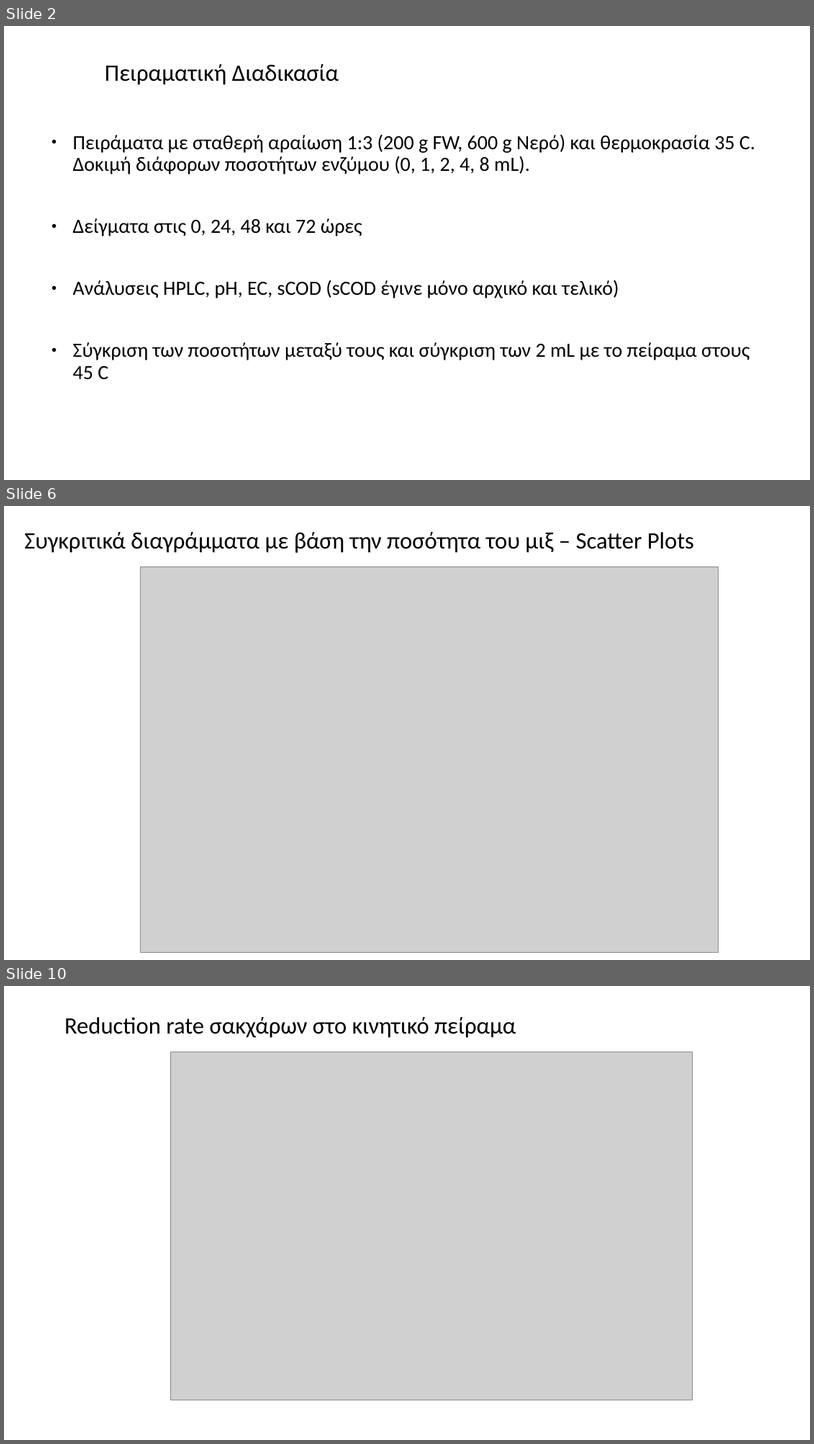
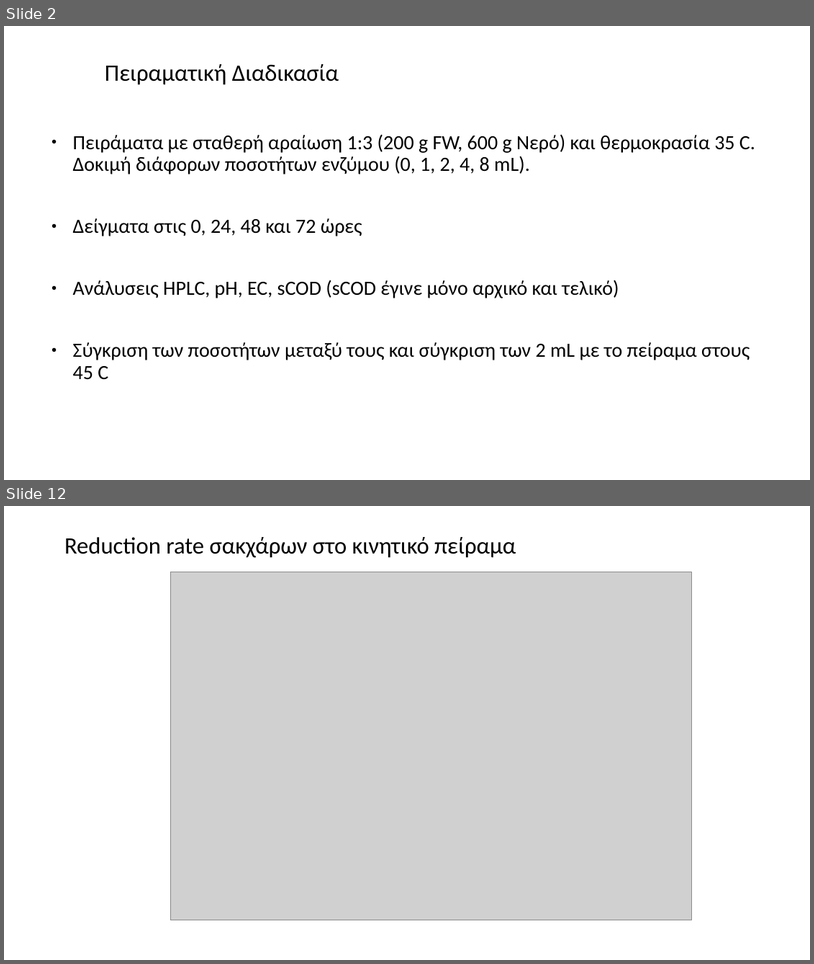
Before and after one commit to Vidianos-Giannitsis/masters-thesis, a slide deck: Reports/lab_scale_SSF_trial_2.pptx. Shown one above the other, each under a label of ours: slides 2, 6 and 10 before the commit, slides 2 and 12 after it; the slides between them are not shown. The pictures are 814x1444 and 814x964 pixels, drawn with LibreOffice and Linux fonts; fonts in the diff are those of the drawing; grey boxes stand for pictures. Boxes give left, top, right and bottom in pixels: in the first picture for what was removed or moved away, otherwise in the second. Text is boxed around its words. In the diff, an @@ line names an element or a change of style, - is before the commit and + after.

```diff
--- a/Reports/lab_scale_SSF_trial_2.pptx
+++ b/Reports/lab_scale_SSF_trial_2.pptx
@@ slide 6 removed at bbox=[4, 506, 810, 960], background #FFFFFF @@
@@ title removed at bbox=[24, 532, 694, 553] @@
-Συγκριτικά διαγράμματα με βάση την ποσότητα του μιξ – Scatter Plots
@@ picture removed at bbox=[140, 566, 719, 952] @@
@@ what was slide 10 is now slide 12 @@
```
Also in this commit, not shown: 5 slides changed, 9 slides added, 3 other slides removed, 19 other files.
